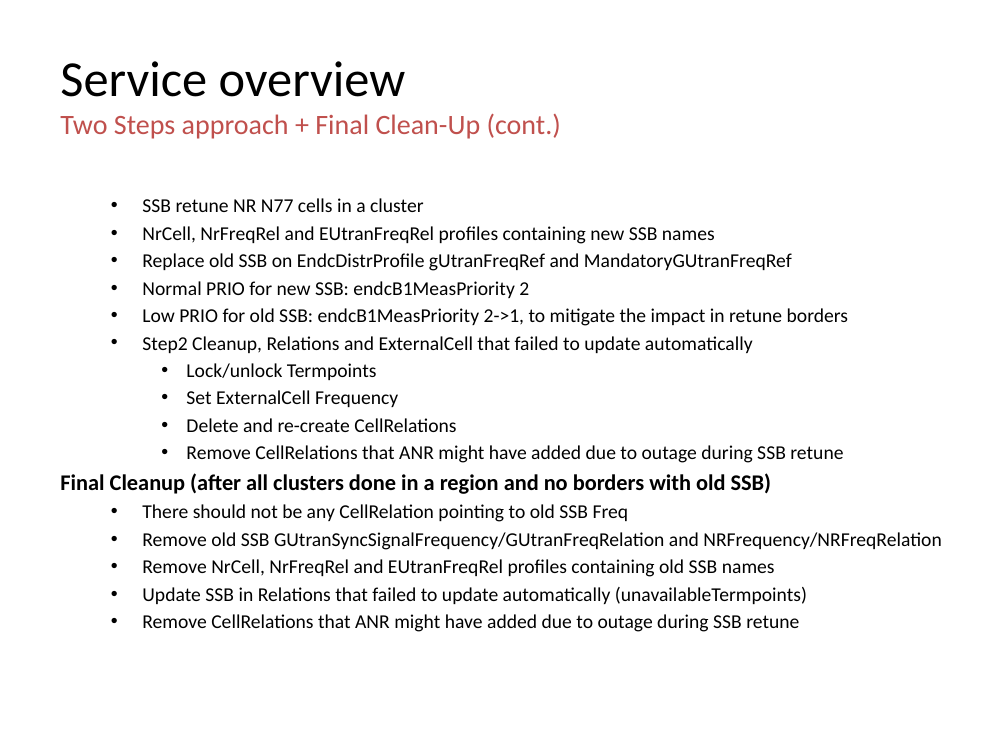
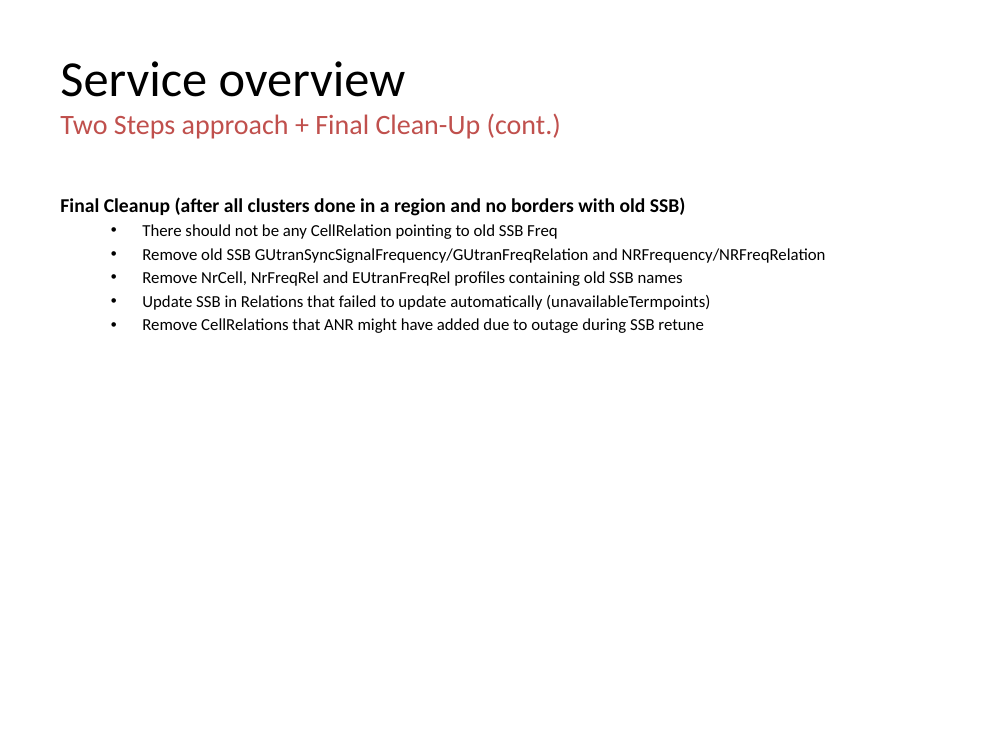
Before and after one commit to jaimetur/SSB_RetuningAutomations, a slide deck: slide 4 of help/User-Guide-SSB-Retuning-Automations-v0.7.4.pptx. Drawn at 1008x756 pixels with LibreOffice and Linux fonts; fonts in the diff are those of the drawing; background and template pictures are left out. Boxes give left, top, right and bottom in pixels: in the first picture for what was removed or moved away, otherwise in the second. Text is boxed around its words. In the diff, an @@ line names an element or a change of style, - is before the commit and + after.

Commit message:
- Updated Technical User Guide - Refactored tools module names

```diff
--- a/help/User-Guide-SSB-Retuning-Automations-v0.7.4.pptx
+++ b/help/User-Guide-SSB-Retuning-Automations-v0.7.4.pptx
@@ text "Final Cleanup (after all clusters ..." at (x1=60, y1=197, x2=826, y2=333): size 16 to 14 pt in "Final Cleanup (after all clusters done in ..."; size 14 to 12 pt in "There should not be any CellRelation pointing ...", "Remove old SSB GUtranSyncSignalFrequency/GUtranFreqRelation  ...", "Remove NrCell, NrFreqRel and EUtranFreqRel profiles containi ...", "Update SSB in Relations that failed to ..." and 1 more places; indent changed @@
@@ text at (x1=142, y1=198, x2=848, y2=463): paragraphs removed @@
-  • SSB retune NR N77 cells in a cluster
-  • NrCell, NrFreqRel and EUtranFreqRel profiles containing new SSB names
-  • Replace old SSB on EndcDistrProfile gUtranFreqRef and MandatoryGUtranFreqRef
-  • Normal PRIO for new SSB: endcB1MeasPriority 2
-  • Low PRIO for old SSB: endcB1MeasPriority 2->1, to mitigate the impact in retune borders
-  • Step2 Cleanup, Relations and ExternalCell that failed to update automatically
-    • Lock/unlock Termpoints
-    • Set ExternalCell Frequency
-    • Delete and re-create CellRelations
-    • Remove CellRelations that ANR might have added due to outage during SSB retune
```
Also in this commit, not shown: 55 other slides changed, 8 slides removed, 11 other files.
